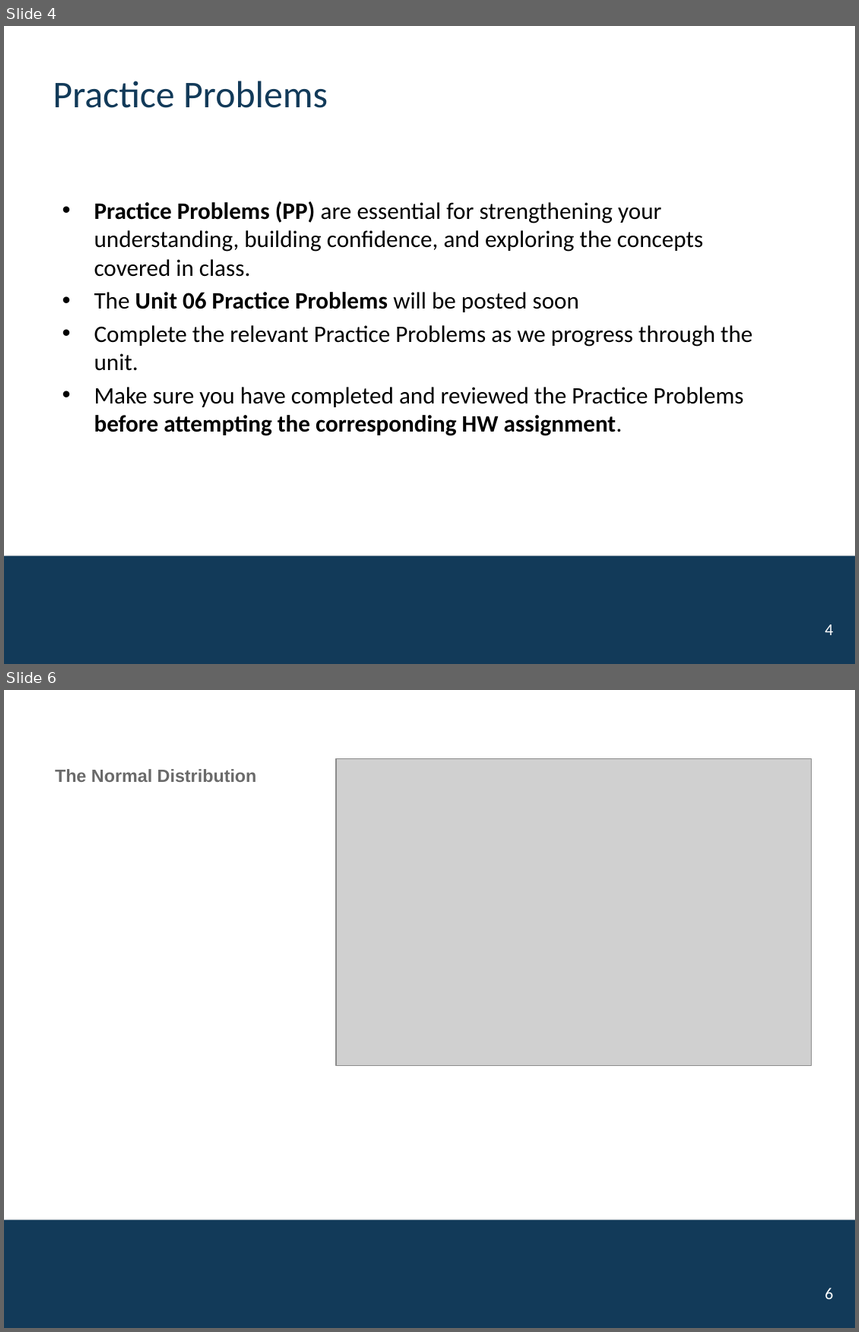
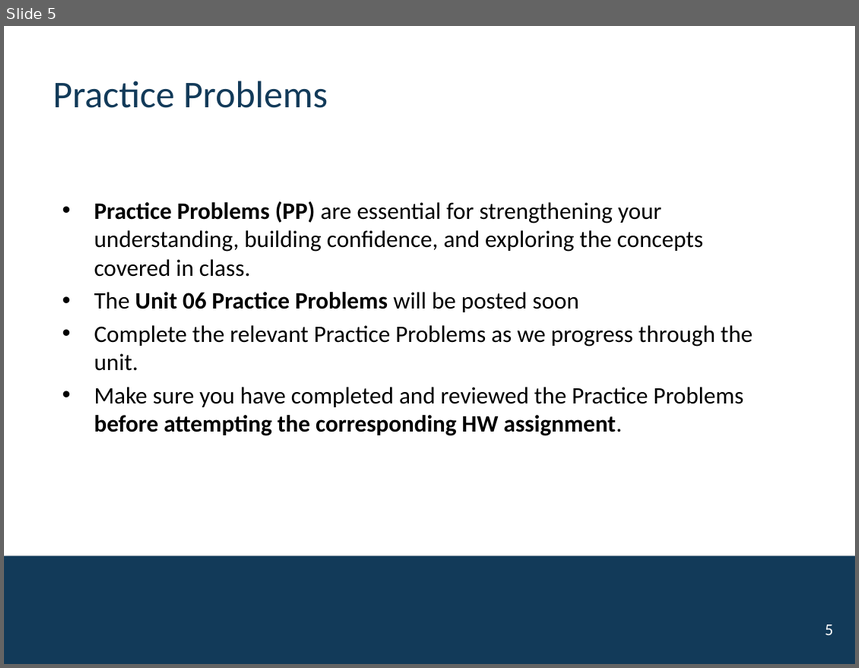
Before and after one commit to mutasim221B/CWRU-STAT-312-Fall-26, a slide deck: docs/activities/Unit-06-Normal-CTL.pptx. Shown one above the other, each under a label of ours: slides 4 and 6 before the commit, slide 5 after it; the slides between them are not shown. The pictures are 859x1332 and 859x668 pixels, drawn with LibreOffice and Linux fonts; fonts in the diff are those of the drawing; grey boxes stand for pictures; background and template pictures are left out. Boxes give left, top, right and bottom in pixels: in the first picture for what was removed or moved away, otherwise in the second. Text is boxed around its words. In the diff, an @@ line names an element or a change of style, - is before the commit and + after.

```diff
--- a/docs/activities/Unit-06-Normal-CTL.pptx
+++ b/docs/activities/Unit-06-Normal-CTL.pptx
@@ slide 6 removed at (4,690,855,1328), background #FFFFFF; not listed: 1 template element that a slide beside it also shows @@
@@ title removed at (55,769,257,782) @@
-The Normal Distribution
@@ picture removed at (336,759,811,1066) @@
@@ page number removed at (825,1288,833,1300) @@
-6
@@ what was slide 4 is now slide 5 @@
@@ page number at (825,625,833,636): text changed @@
-4
+5
```
Also in this commit, not shown: 1 slide changed, 9 other slides removed, 15 other files.
